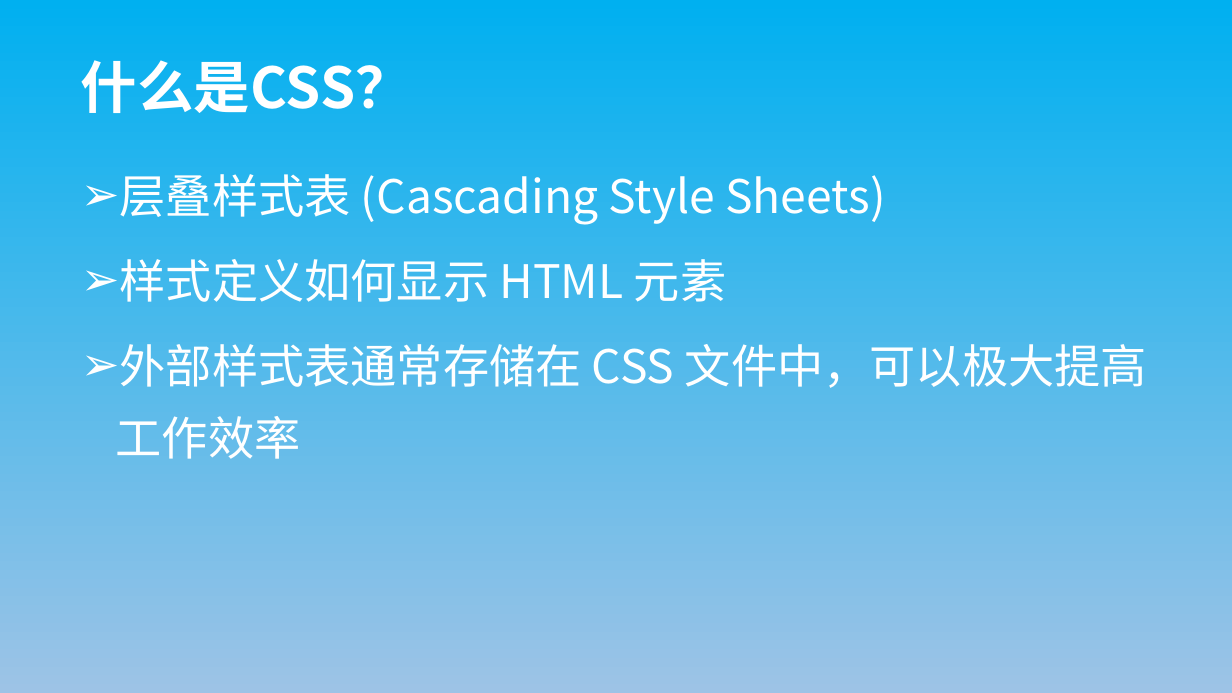
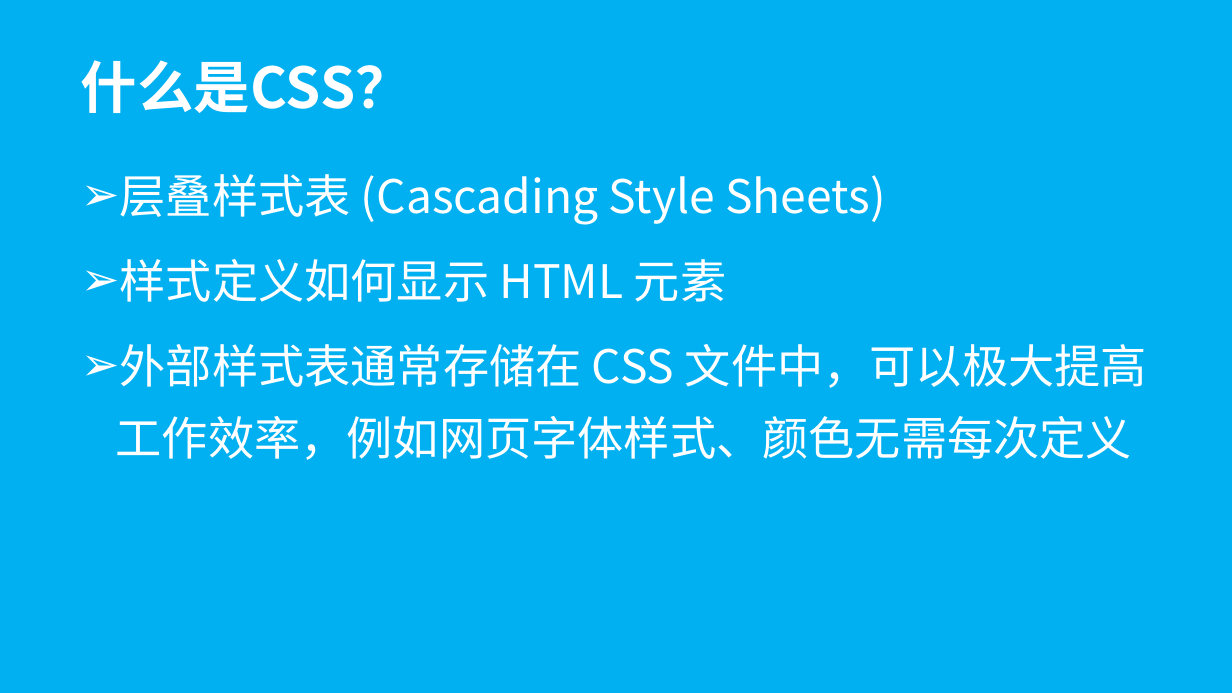
Before and after one commit to wugenshui/ppt, a slide deck: slide 5 of HTML_CSS/Html&CSS.pptx. Drawn at 1232x693 pixels with LibreOffice and Linux fonts; fonts in the diff are those of the drawing. Boxes give left, top, right and bottom in pixels: in the first picture for what was removed or moved away, otherwise in the second. Text is boxed around its words. In the diff, an @@ line names an element or a change of style, - is before the commit and + after.

```diff
--- a/HTML_CSS/Html&CSS.pptx
+++ b/HTML_CSS/Html&CSS.pptx
@@ background gradient #9DC3E6 to #00B0F0 to #00B0F0 @@
@@ subtitle at (116,344,1147,460): text changed @@
-➢ 外部样式表通常存储在 CSS 文件中，可以极大提高工作效率
+➢ 外部样式表通常存储在 CSS 文件中，可以极大提高工作效率，例如网页字体样式、颜色无需每次定义
```
Also in this commit, not shown: 17 other slides changed, 2 slides added.
